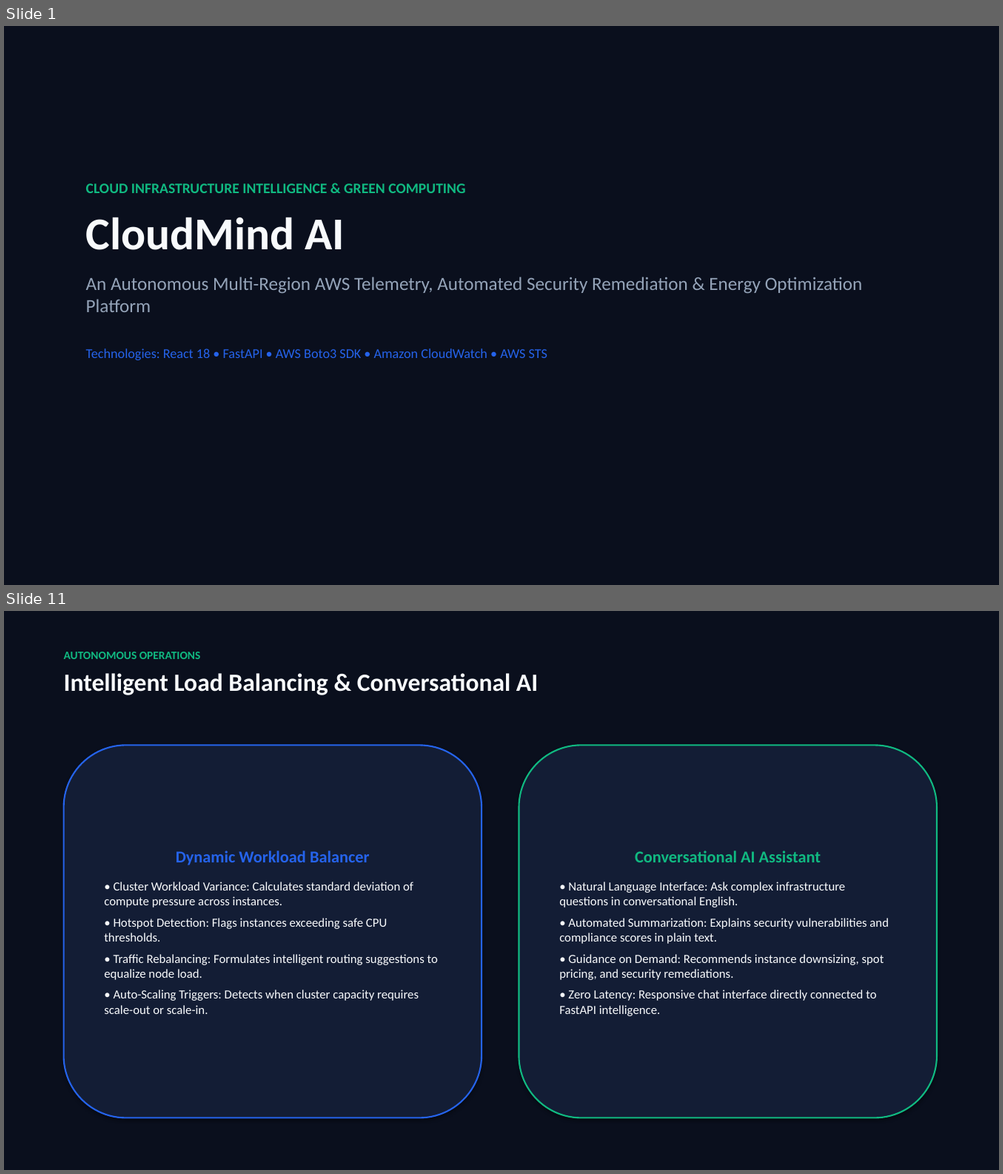
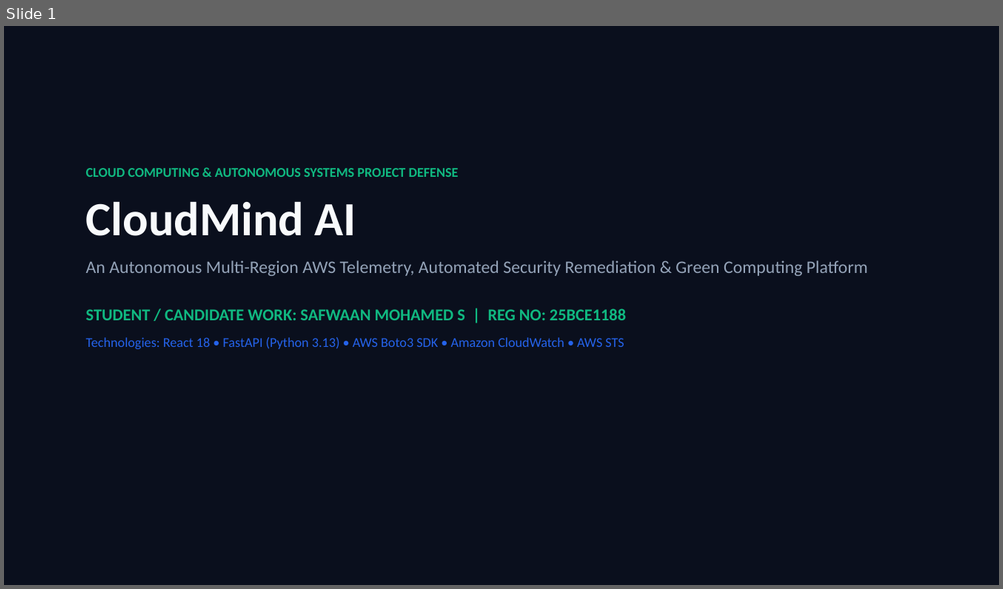
Before and after one commit to SMOS555/Cloudmind, a slide deck: CloudMind_AI_Project_Presentation.pptx. Shown one above the other, each under a label of ours: slides 1 and 11 before the commit, slide 1 after it; the slides between them are not shown. The pictures are 1003x1174 and 1003x589 pixels, drawn with LibreOffice and Linux fonts; fonts in the diff are those of the drawing. Boxes give left, top, right and bottom in pixels: in the first picture for what was removed or moved away, otherwise in the second. Text is boxed around its words. In the diff, an @@ line names an element or a change of style, - is before the commit and + after.

Commit message:
docs: update full work presentation with all 7 screenshots and candidate contributions

```diff
--- a/CloudMind_AI_Project_Presentation.pptx
+++ b/CloudMind_AI_Project_Presentation.pptx
@@ slide 11 removed at box(4, 611, 999, 1170), background #0A0F1D @@
@@ text removed at box(64, 652, 538, 695) @@
-AUTONOMOUS OPERATIONS
-Intelligent Load Balancing & Conversational AI
@@ rounded rectangle removed at box(64, 745, 481, 1119) @@
-Dynamic Workload Balancer
-• Cluster Workload Variance: Calculates standard deviation of compute pressure across instances.
-• Hotspot Detection: Flags instances exceeding safe CPU thresholds.
-• Traffic Rebalancing: Formulates intelligent routing suggestions to equalize node load.
-• Auto-Scaling Triggers: Detects when cluster capacity requires scale-out or scale-in.
@@ rounded rectangle removed at box(519, 745, 936, 1119) @@
-Conversational AI Assistant
-• Natural Language Interface: Ask complex infrastructure questions in conversational English.
-• Automated Summarization: Explains security vulnerabilities and compliance scores in plain text.
-• Guidance on Demand: Recommends instance downsizing, spot pricing, and security remediations.
-• Zero Latency: Responsive chat interface directly connected to FastAPI intelligence.
@@ slide 1 changed as well @@
@@ text "CLOUD COMPUTING & AUTONOMOUS SYSTEMS ...": place and size @@
-text "CLOUD COMPUTING & AUTONOMOUS SYSTEMS ..." at box(86, 184, 862, 360)
+text "CLOUD COMPUTING & AUTONOMOUS SYSTEMS ..." at box(86, 168, 868, 349)
@@ text at box(86, 168, 458, 177): text changed; size 14 to 13 pt @@
-CLOUD INFRASTRUCTURE INTELLIGENCE & GREEN COMPUTING
+CLOUD COMPUTING & AUTONOMOUS SYSTEMS PROJECT DEFENSE
@@ text at box(86, 201, 356, 236): size 44 to 46 pt in "CloudMind AI" @@
@@ text at box(86, 261, 868, 349): text changed; size 18 to 17 pt @@
-An Autonomous Multi-Region AWS Telemetry, Automated Security Remediation & Energy Optimization Platform
-Technologies: React 18 • FastAPI • AWS Boto3 SDK • Amazon CloudWatch • AWS STS
+An Autonomous Multi-Region AWS Telemetry, Automated Security Remediation & Green Computing Platform
+STUDENT / CANDIDATE WORK: SAFWAAN MOHAMED S | REG NO: 25BCE1188
+Technologies: React 18 • FastAPI (Python 3.13) • AWS Boto3 SDK • Amazon CloudWatch • AWS STS
```
Also in this commit, not shown: 7 other slides changed, 9 slides added, 5 other slides removed, 10 other files.
